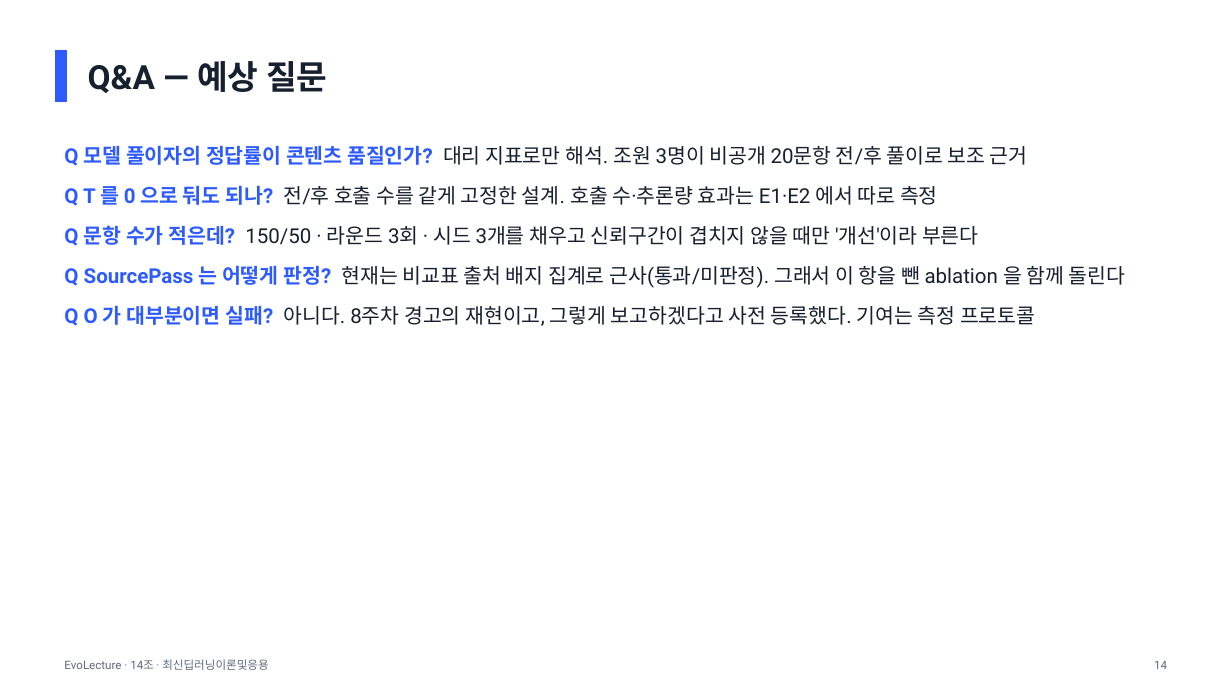
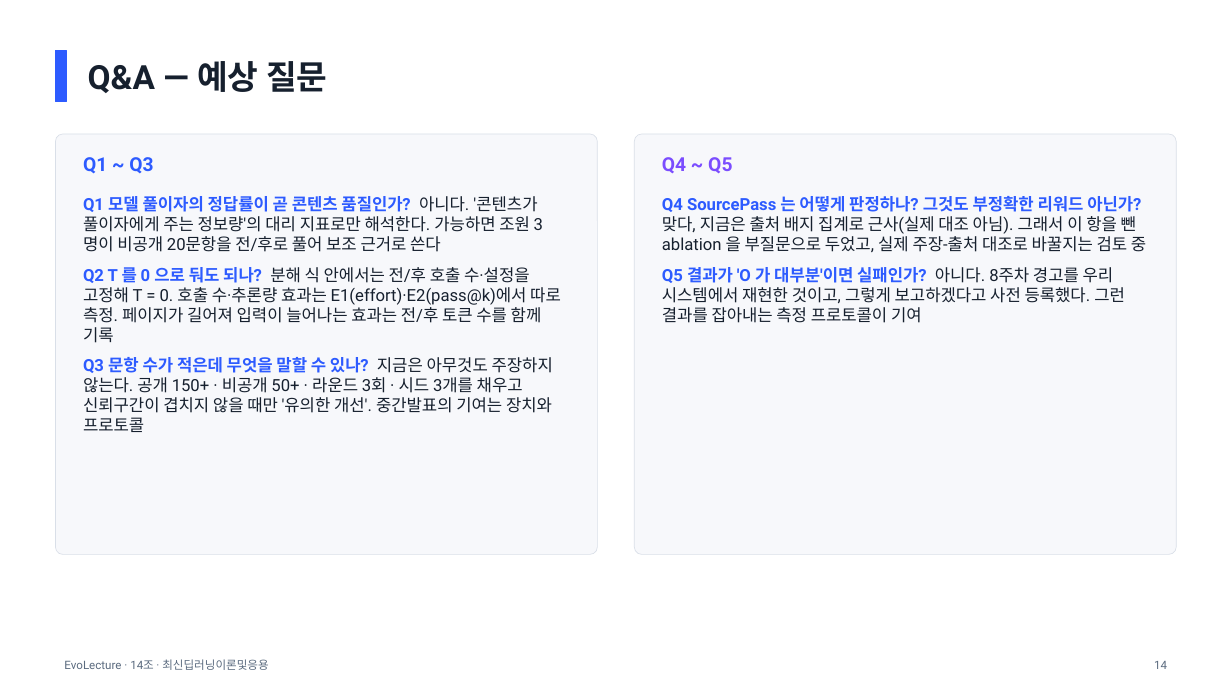
Before and after one commit to wukong-daima/team14-project, a slide deck: slide 14 of submission/Team14_mid.pptx. Drawn at 1232x693 pixels with LibreOffice and Linux fonts; fonts in the diff are those of the drawing. Boxes give left, top, right and bottom in pixels: in the first picture for what was removed or moved away, otherwise in the second. Text is boxed around its words. In the diff, an @@ line names an element or a change of style, - is before the commit and + after.

```diff
--- a/submission/Team14_mid.pptx
+++ b/submission/Team14_mid.pptx
@@ rounded rectangle added at (55,134,598,555), fill #F7F8FB, outline #D9DFE8 0.5 pt @@
@@ rounded rectangle added at (635,134,1177,555), fill #F7F8FB, outline #D9DFE8 0.5 pt @@
@@ text added at (83,157,153,174), 15 pt, text #2D5BFF, bold @@
+Q1 ~ Q3
@@ text added at (662,157,732,173), 15 pt, text #7B4DFF, bold @@
+Q4 ~ Q5
@@ text at (83,196,561,432): text changed; size 16 to 13 pt @@
-■ Q 모델 풀이자의 정답률이 콘텐츠 품질인가? 대리 지표로만 해석. 조원 3명이 비공개 20문항 전/후 풀이로 보조 근거
-■ Q T 를 0 으로 둬도 되나? 전/후 호출 수를 같게 고정한 설계. 호출 수·추론량 효과는 E1·E2 에서 따로 측정
-■ Q 문항 수가 적은데? 150/50 · 라운드 3회 · 시드 3개를 채우고 신뢰구간이 겹치지 않을 때만 '개선'이라 부른다
-■ Q SourcePass 는 어떻게 판정? 현재는 비교표 출처 배지 집계로 근사(통과/미판정). 그래서 이 항을 뺀 ablation 을 함께 돌린다
-■ Q O 가 대부분이면 실패? 아니다. 8주차 경고의 재현이고, 그렇게 보고하겠다고 사전 등록했다. 기여는 측정 프로토콜
+■ Q1 모델 풀이자의 정답률이 곧 콘텐츠 품질인가? 아니다. '콘텐츠가 풀이자에게 주는 정보량'의 대리 지표로만 해석한다. 가능하면 조원 3명이 비공개 20문항을 전/후로 풀어 보조 근거로 쓴다
+■ Q2 T 를 0 으로 둬도 되나? 분해 식 안에서는 전/후 호출 수·설정을 고정해 T = 0. 호출 수·추론량 효과는 E1(effort)·E2(pass@k)에서 따로 측정. 페이지가 길어져 입력이 늘어나는 효과는 전/후 토큰 수를 함께 기록
+■ Q3 문항 수가 적은데 무엇을 말할 수 있나? 지금은 아무것도 주장하지 않는다. 공개 150+ · 비공개 50+ · 라운드 3회 · 시드 3개를 채우고 신뢰구간이 겹치지 않을 때만 '유의한 개선'. 중간발표의 기여는 장치와 프로토콜
@@ text added at (662,196,1146,323), 13 pt, text #16202E @@
+■ Q4 SourcePass 는 어떻게 판정하나? 그것도 부정확한 리워드 아닌가? 맞다, 지금은 출처 배지 집계로 근사(실제 대조 아님). 그래서 이 항을 뺀 ablation 을 부질문으로 두었고, 실제 주장-출처 대조로 바꿀지는 검토 중
+■ Q5 결과가 'O 가 대부분'이면 실패인가? 아니다. 8주차 경고를 우리 시스템에서 재현한 것이고, 그렇게 보고하겠다고 사전 등록했다. 그런 결과를 잡아내는 측정 프로토콜이 기여
```
Also in this commit, not shown: 7 other slides changed, 4 other files.
